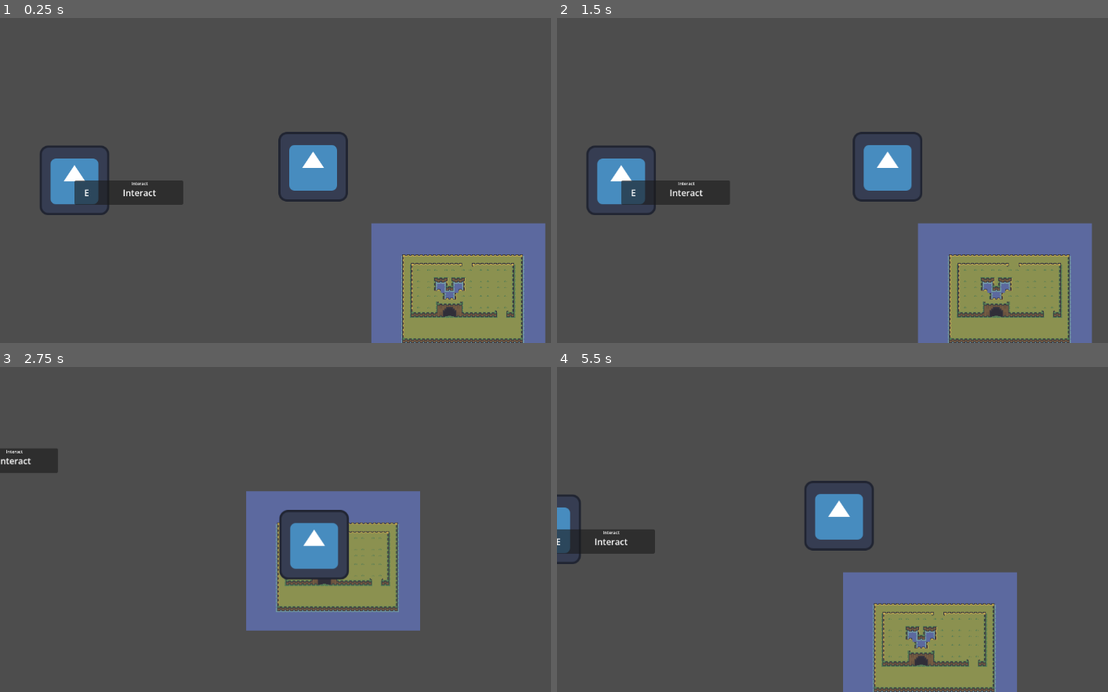
Above: before the commit, frames 1-4 (two rows, left to right).
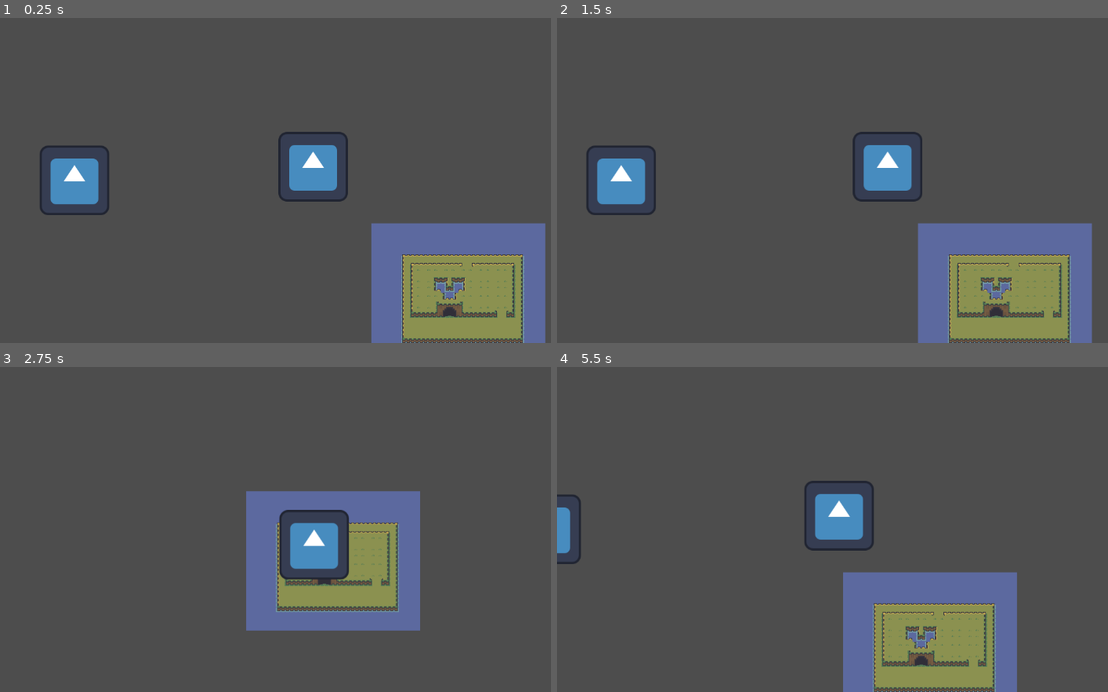
Above: after the commit, the same moments.

Repository: thiago-o-dev/rainburn
Game: Godot game, scene res://scenes/world.tscn
The game is run twice, just before and just after one commit, with the same random seed, the same clock (stepped at 60 frames per second) and the same inputs. The engine's default icon, where the game draws it, is replaced by a stand-in: a white triangle on a blue panel in a dark square.
Inputs (mouse positions are in pixels of both pictures, inside the frame that each line leads up to):
- Up to frame 1 (0.25 s): no input
- Up to frame 2 (1.5 s): click (645, 193) at 0.5 s, where only the run before the commit has a clickable "E"; tap Enter at 1.25 s; hold Right (ui_right) from 1.28 s (still down); tap E (Interact) at 1.35 s
- Up to frame 3 (2.75 s): release Right (ui_right) at 2.03 s; hold Down (ui_down) from 2.03 s (still down); tap Shift at 2.1 s
- Up to frame 4 (5.5 s): release Down (ui_down) at 2.78 s; hold Right (ui_right) 2.78-3.53 s; tap E (Interact) at 2.85, 4.35 s; hold Up (ui_up) 3.53-4.28 s; tap Shift at 3.6, 5.1 s; hold Left (ui_left) from 4.28 s (still down)

The runs differ from the first frame. In frame 1, 1.4% of the frame differs, in the area x 13-34%, y 50-58%; in frame 2, 1.4%; in frame 3, 0.7%; in frame 4, 1.3%.

Commit message:
fix: adds more flair to the interactable popup

Diff:
--- a/src/components/interactable_component.gd
+++ b/src/components/interactable_component.gd
@@ -13,6 +13,9 @@
 var player_on_area : bool = false
 var player_body : PlayerBody
 
+var tooltip_follow_speed : float = 2.0
+@onready var tooltip_starting_position : Vector2 = tooltip.position
+
 signal interacted
 signal interaction_ended
 
@@ -22,6 +25,8 @@
 
 	if debug_label:
 		debug_label.visible = debug_mode
+
+	tooltip.modulate.a = 0
 
 func on_interacted():
 	debug("interacting")
@@ -65,21 +70,46 @@
 
 
 var fading_tween : Tween = null
+var scaling_tween : Tween = null
 func tween_fade_tooltip(state: bool):
 	if fading_tween:
 		fading_tween.kill()
+	if scaling_tween:
+		scaling_tween.kill()
 
+	var target_value := 1.0 if state else 0.0
 	fading_tween = create_tween()
-	#fading_tween.set_trans(Tween.TRANS_SINE)
+	fading_tween.set_trans(Tween.TRANS_SINE)
 	fading_tween.set_ease(Tween.EASE_IN_OUT)
-	var target_alpha := 1.0 if state else 0.0
 
 	fading_tween.tween_property(
 		tooltip,
 		"modulate:a",
-		target_alpha,
-		0.5
+		target_value,
+		0.2
 	)
+
+	scaling_tween = create_tween()
+	var speed = .5
+	if state:
+		scaling_tween.set_trans(Tween.TRANS_ELASTIC)
+		scaling_tween.set_ease(Tween.EASE_OUT)
+	else:
+		scaling_tween.set_trans(Tween.TRANS_SINE)
+		scaling_tween.set_ease(Tween.EASE_IN_OUT)
+		speed = .2
+
+	scaling_tween.tween_property(
+		tooltip,
+		"scale:x",
+		target_value,
+		speed
+	)
+	if !state:
+		fading_tween.finished.connect(on_fading_tween_end)
+
+func on_fading_tween_end():
+	tooltip.position = tooltip_starting_position
 
 func _on_body_exited(body):
 	player_on_area = false
@@ -98,5 +128,7 @@
 	if not (visible and player_body):
 		return
 
-	tooltip.position = (player_body.global_position - global_position)/2
-	tooltip.position.x -= tooltip.size.x/2
+	var target_position := (player_body.global_position - global_position) / 2
+	target_position.x -= tooltip.size.x / 2
+
+	tooltip.position = tooltip.position.lerp(target_position, delta * tooltip_follow_speed)
--- a/src/components/scenes/interactable_component.tscn
+++ b/src/components/scenes/interactable_component.tscn
@@ -12,9 +12,18 @@
 
 [node name="InteractableTooltip" type="Control" parent="." unique_id=1863059307]
 layout_mode = 3
-anchors_preset = 0
-offset_right = 200.0
-offset_bottom = 46.0
+anchors_preset = 8
+anchor_left = 0.5
+anchor_top = 0.5
+anchor_right = 0.5
+anchor_bottom = 0.5
+offset_left = -100.0
+offset_top = -23.0
+offset_right = 100.0
+offset_bottom = 23.0
+grow_horizontal = 2
+grow_vertical = 2
+pivot_offset_ratio = Vector2(0.5, 0.5)
 
 [node name="Panel" type="Panel" parent="InteractableTooltip" unique_id=1048763415]
 layout_mode = 1
